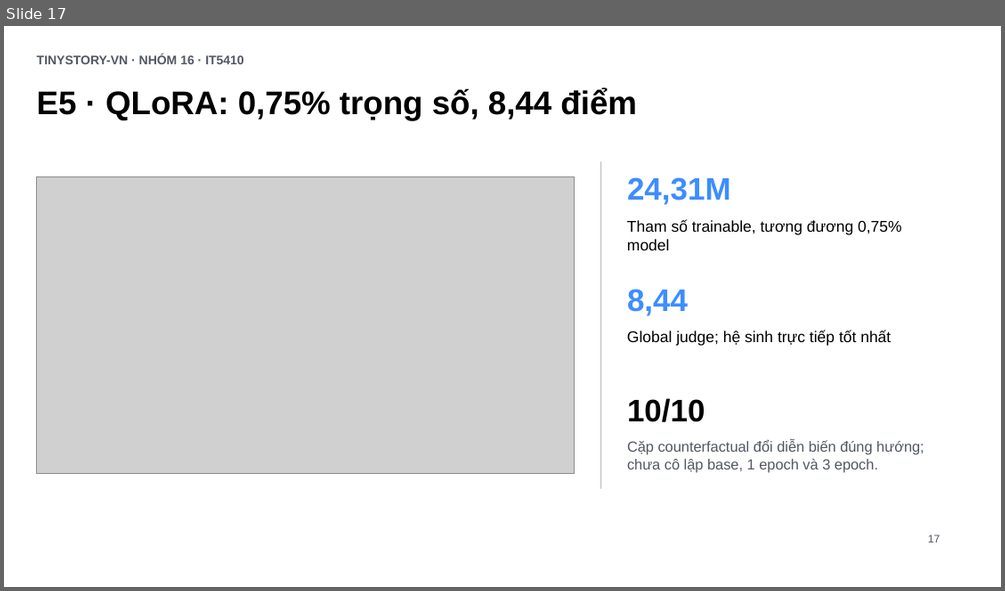
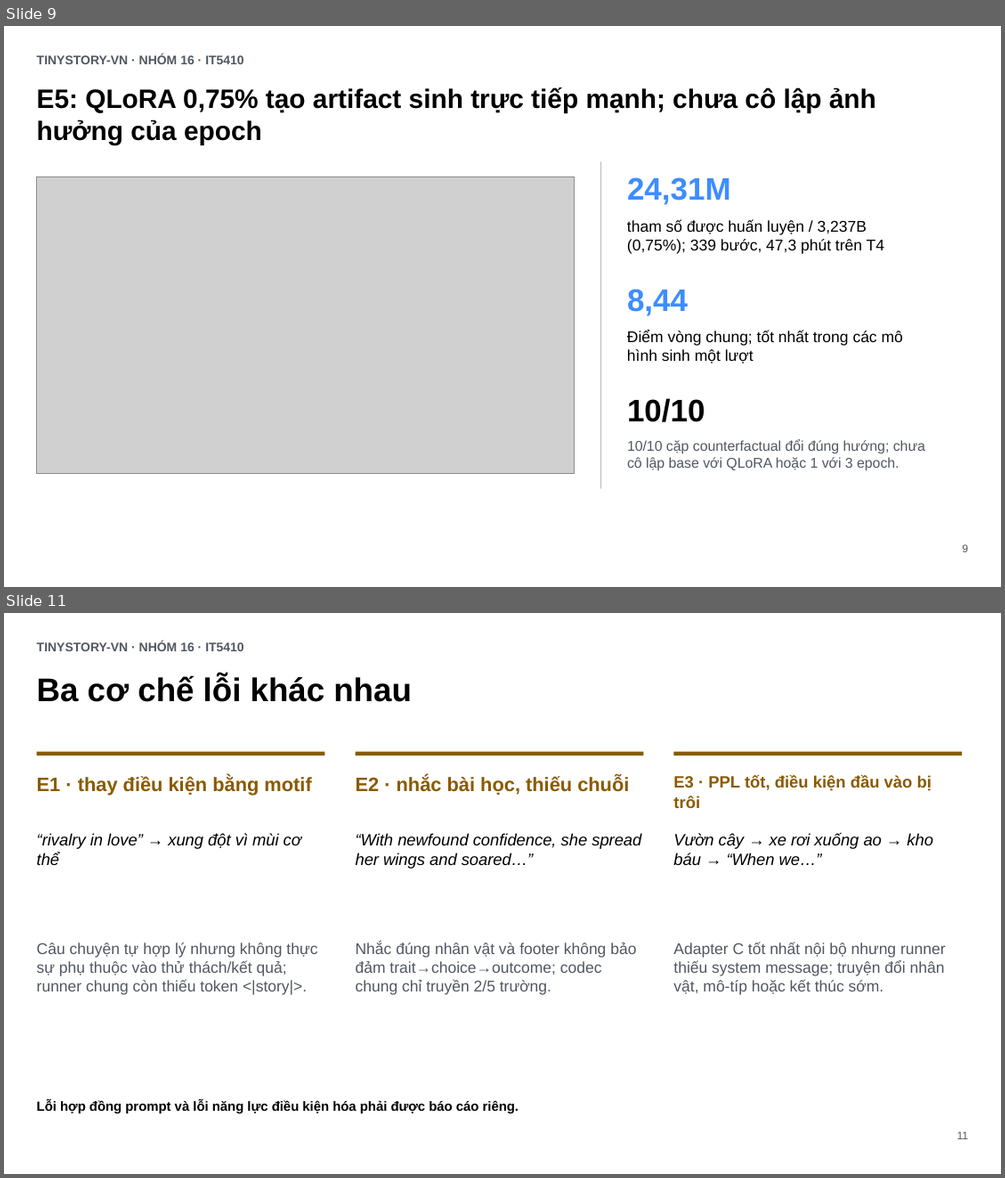
Before and after one commit to tungd/tinystory-vn, a slide deck: output/presentation/tinystory-vn-summary.pptx. Shown one above the other, each under a label of ours: slide 17 before the commit, slides 9 and 11 after it; the slides between them are not shown. The pictures are 1005x591 and 1005x1178 pixels, drawn with LibreOffice and Linux fonts; fonts in the diff are those of the drawing; grey boxes stand for pictures. Boxes give left, top, right and bottom in pixels: in the first picture for what was removed or moved away, otherwise in the second. Text is boxed around its words. In the diff, an @@ line names an element or a change of style, - is before the commit and + after.

```diff
--- a/output/presentation/tinystory-vn-summary.pptx
+++ b/output/presentation/tinystory-vn-summary.pptx
@@ slide 11 added at box(4, 613, 1001, 1174), background #FFFFFF @@
@@ text added at box(37, 641, 243, 651), 12 pt, text #515761, bold @@
+TINYSTORY-VN · NHÓM 16 · IT5410
@@ text added at box(37, 675, 412, 702), 31.5 pt, text #000000, bold @@
+Ba cơ chế lỗi khác nhau
@@ rectangle added at box(37, 751, 324, 755), fill #8A5A00 @@
@@ rectangle added at box(356, 751, 643, 755), fill #8A5A00 @@
@@ rectangle added at box(674, 751, 962, 755), fill #8A5A00 @@
@@ text added at box(37, 776, 311, 795), 18.8 pt, text #8A5A00, bold @@
+E1 · thay điều kiện bằng motif
@@ text added at box(356, 776, 629, 795), 18.8 pt, text #8A5A00, bold @@
+E2 · nhắc bài học, thiếu chuỗi
@@ text added at box(673, 775, 931, 808), 15.8 pt, text #8A5A00, bold @@
+E3 · PPL tốt, điều kiện đầu vào bị trôi
@@ text added at box(37, 833, 301, 865), 15.8 pt, text #000000, italic @@
+“rivalry in love” → xung đột vì mùi cơ thể
@@ text added at box(356, 833, 641, 868), 15.8 pt, text #000000, italic @@
+“With newfound confidence, she spread her wings and soared…”
@@ text added at box(673, 833, 933, 865), 15.8 pt, text #000000, italic @@
+Vườn cây → xe rơi xuống ao → kho báu → “When we…”
@@ text added at box(37, 942, 317, 995), 15 pt, text #515761 @@
+Câu chuyện tự hợp lý nhưng không thực sự phụ thuộc vào thử thách/kết quả; runner chung còn thiếu token <|story|>.
@@ text added at box(356, 941, 636, 995), 15 pt, text #515761 @@
+Nhắc đúng nhân vật và footer không bảo đảm trait→choice→outcome; codec chung chỉ truyền 2/5 trường.
@@ text added at box(673, 941, 946, 995), 15 pt, text #515761 @@
+Adapter C tốt nhất nội bộ nhưng runner thiếu system message; truyện đổi nhân vật, mô-típ hoặc kết thúc sớm.
@@ text added at box(37, 1100, 518, 1113), 12.8 pt, text #000000, bold @@
+Lỗi hợp đồng prompt và lỗi năng lực điều kiện hóa phải được báo cáo riêng.
@@ text added at box(957, 1131, 969, 1139), 10.5 pt, text #515761 @@
+11
@@ what was slide 17 is now slide 9 @@
@@ slide 9 changed as well @@
@@ text at box(37, 87, 876, 145): text changed; size 31.5 to 25.6 pt @@
-E5 · QLoRA: 0,75% trọng số, 8,44 điểm
+E5: QLoRA 0,75% tạo artifact sinh trực tiếp mạnh; chưa cô lập ảnh hưởng của epoch
@@ text at box(627, 219, 884, 254): text changed @@
-Tham số trainable, tương đương 0,75% model
+tham số được huấn luyện / 3,237B (0,75%); 339 bước, 47,3 phút trên T4
@@ text at box(627, 329, 903, 363): text changed @@
-Global judge; hệ sinh trực tiếp tốt nhất
+Điểm vòng chung; tốt nhất trong các mô hình sinh một lượt
@@ text at box(627, 439, 925, 471): text changed; size 14.1 to 13.6 pt @@
-Cặp counterfactual đổi diễn biến đúng hướng; chưa cô lập base, 1 epoch và 3 epoch.
+10/10 cặp counterfactual đổi đúng hướng; chưa cô lập base với QLoRA hoặc 1 với 3 epoch.
@@ text at box(962, 544, 968, 552): text changed @@
-17
+9
```
Also in this commit, not shown: 5 other slides changed, 8 other slides added, 12 slides removed, 5 other files.
